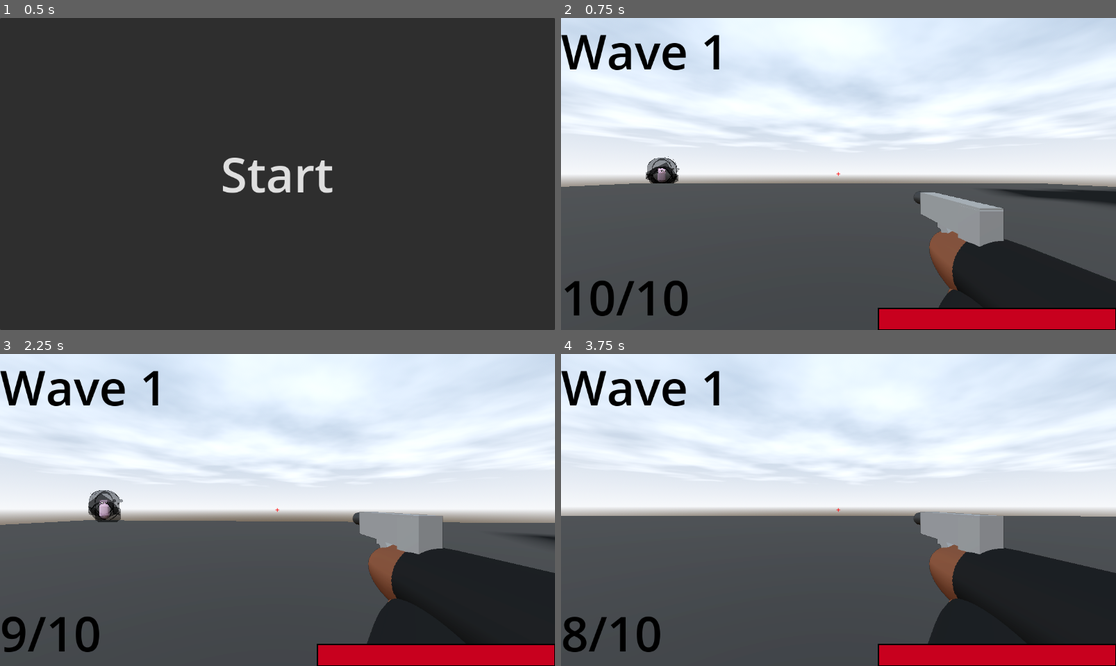
Above: before the commit, frames 1-4 (two rows, left to right).
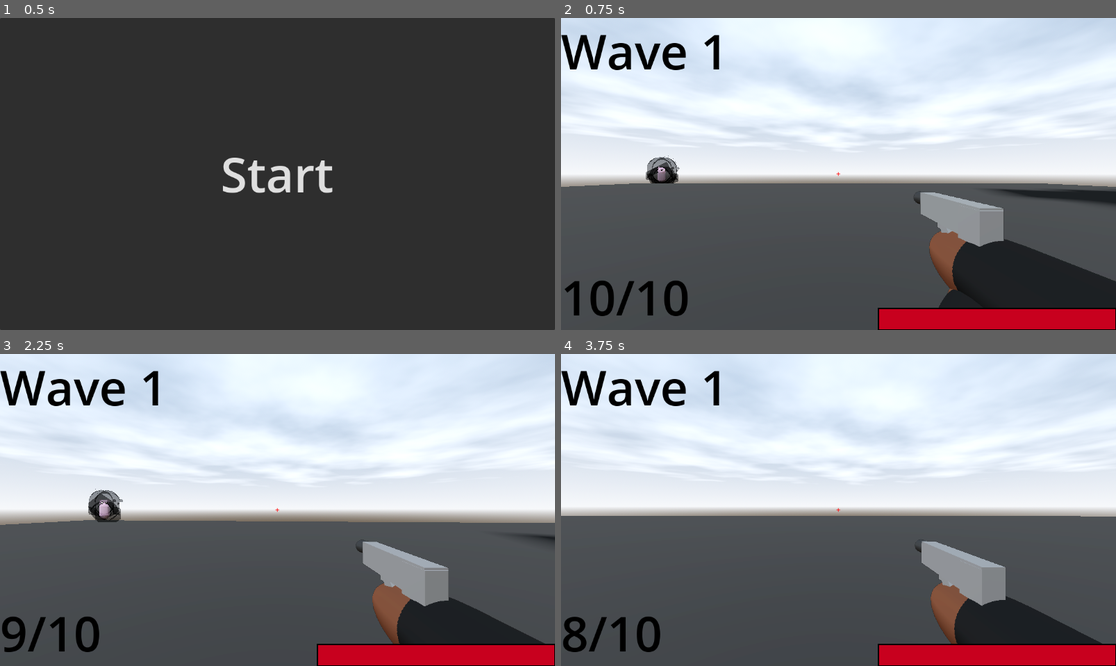
Above: after the commit, the same moments.

Repository: DylanFrenzy/The-Trials-and-Tribulations-of-Tim-Cheese
Game: Godot game, scene res://scenes/hud/start_screen.tscn
Same seed, same stepped clock (60 frames per second), same inputs: the game is played once before the commit and once after it.
Inputs (mouse positions are in pixels of both pictures, inside the frame that each line leads up to):
- Up to frame 1 (0.5 s): no input
- Up to frame 2 (0.75 s): click "Start" at 0.5 s
- Up to frame 3 (2.25 s): move the mouse to (305, 510) at 1.27 s; press the mouse at (305, 510) at 1.28 s; hold W (move_forward) from 1.28 s (still down); tap Space (jump) at 1.52 s; move the mouse to (249, 510) at 2.02 s; release the mouse at (249, 510) at 2.03 s; right-click (249, 510) at 2.1 s
- Up to frame 4 (3.75 s): keep holding W (move_forward); tap Space (jump) at 2.27 s; move the mouse to (849, 503) at 2.77 s; press the mouse at (849, 503) at 2.78 s; move the mouse to (832, 516) at 3.52 s; release the mouse at (832, 516) at 3.53 s; right-click (832, 516) at 3.6 s

Frame 1 is identical in both runs. In frame 2, less than 0.1% of the frame differs, in the area x 15-22%, y 44-54%; in frame 3, 8.4%; in frame 4, 8.5%, in the area x 63-100%, y 50-93%.
Error after the commit: Attempt to call function 'play' in base 'null instance' on a null instance. (res://scripts/character_body_3d.gd:37)

Commit message:
removed animation player from pistol

Diff:
--- a/3d-project/assets/pistol.tscn
+++ b/3d-project/assets/pistol.tscn
@@ -1,64 +1,14 @@
-[gd_scene load_steps=8 format=3 uid="uid://cwvmoqdyec4ah"]
+[gd_scene load_steps=5 format=3 uid="uid://cwvmoqdyec4ah"]
 
 [ext_resource type="Material" uid="uid://8d65jjkpvqql" path="res://materials/gun metal.tres" id="1_nmshe"]
 [ext_resource type="Material" uid="uid://b0p6epab2p0g1" path="res://materials/new_standard_material_3d.tres" id="2_bxbka"]
 [ext_resource type="PackedScene" uid="uid://cyp0qoellw4ur" path="res://assets/muzzle_flash.tscn" id="3_bxbka"]
-
-[sub_resource type="Animation" id="Animation_6e3nq"]
-length = 0.001
-tracks/0/type = "value"
-tracks/0/imported = false
-tracks/0/enabled = true
-tracks/0/path = NodePath("CSGBox3D:rotation")
-tracks/0/interp = 1
-tracks/0/loop_wrap = true
-tracks/0/keys = {
-"times": PackedFloat32Array(0),
-"transitions": PackedFloat32Array(1),
-"update": 0,
-"values": [Vector3(0, 0, 0)]
-}
-
-[sub_resource type="Animation" id="Animation_bttkv"]
-resource_name = "idle"
-length = 3.0
-loop_mode = 1
-tracks/0/type = "rotation_3d"
-tracks/0/imported = false
-tracks/0/enabled = true
-tracks/0/path = NodePath("CSGBox3D")
-tracks/0/interp = 1
-tracks/0/loop_wrap = true
-tracks/0/keys = PackedFloat32Array()
-tracks/1/type = "value"
-tracks/1/imported = false
-tracks/1/enabled = true
-tracks/1/path = NodePath("CSGBox3D:rotation")
-tracks/1/interp = 1
-tracks/1/loop_wrap = true
-tracks/1/keys = {
-"times": PackedFloat32Array(0),
-"transitions": PackedFloat32Array(1),
-"update": 0,
-"values": [Vector3(0, 0, 0)]
-}
-
-[sub_resource type="AnimationLibrary" id="AnimationLibrary_646vd"]
-_data = {
-&"RESET": SubResource("Animation_6e3nq"),
-&"idle": SubResource("Animation_bttkv")
-}
 
 [sub_resource type="StandardMaterial3D" id="StandardMaterial3D_78vgs"]
 render_priority = 1
 albedo_color = Color(0.212305, 0.212305, 0.212305, 1)
 
 [node name="Pistol" type="Node3D"]
-
-[node name="AnimationPlayer" type="AnimationPlayer" parent="."]
-libraries = {
-&"": SubResource("AnimationLibrary_646vd")
-}
 
 [node name="CSGBox3D" type="CSGBox3D" parent="."]
 layers = 2
--- a/3d-project/scenes/gun_cam.tscn
+++ b/3d-project/scenes/gun_cam.tscn
@@ -3,7 +3,7 @@
 [ext_resource type="PackedScene" uid="uid://uo8qyngydbub" path="res://assets/Arms.tscn" id="1_03c0v"]
 [ext_resource type="Script" uid="uid://dbkokuf3jkrkn" path="res://scripts/gun_cam.gd" id="1_ktk0j"]
 [ext_resource type="PackedScene" uid="uid://cwvmoqdyec4ah" path="res://assets/pistol.tscn" id="2_20781"]
-[ext_resource type="Script" uid="uid://cnpg01ajvsom3" path="res://scripts/pistol.gd" id="4_afw81"]
+[ext_resource type="Script" uid="uid://cnpg01ajvsom3" path="res://scripts/guns/pistol.gd" id="4_afw81"]
 [ext_resource type="AudioStream" uid="uid://b0o8epq0juwlr" path="res://sound effects/489069__tiliadesign__pistol-perfect-shot-with-silencer.wav" id="4_kb61h"]
 [ext_resource type="AudioStream" uid="uid://bcujp8y1baks3" path="res://sound effects/405538__nebulasnails__pistol-cock.wav" id="4_utigt"]
 [ext_resource type="AnimationLibrary" uid="uid://dvc0gjnq4kdv6" path="res://assets/Anim_lib/pistol.res" id="5_6r2yp"]
@@ -689,7 +689,7 @@
 transform = Transform3D(1, 0, 0, 0, 1, 0, 0, 0, 1, -1.13019, 0.423723, 0.0856413)
 script = ExtResource("4_afw81")
 
-[node name="AnimationPlayer2" type="AnimationPlayer" parent="Node3D/Pistol"]
+[node name="AnimationPlayer" type="AnimationPlayer" parent="Node3D/Pistol"]
 libraries = {
 &"": SubResource("AnimationLibrary_mk8an"),
 &"pistol": ExtResource("5_6r2yp")
@@ -739,7 +739,7 @@
 transform = Transform3D(-3.61999e-07, 0, -0.1, 0, 0.1, 0, 0.1, 0, -3.61999e-07, 0.196731, -0.0556682, -0.284847)
 visible = false
 
-[node name="AnimationPlayer2" type="AnimationPlayer" parent="Pistol2"]
+[node name="AnimationPlayer" type="AnimationPlayer" parent="Pistol2"]
 root_node = NodePath("../../Node3D/Pistol")
 libraries = {
 &"": SubResource("AnimationLibrary_mk8an"),
@@ -774,6 +774,7 @@
 
 [node name="bolt_handle" type="MeshInstance3D" parent="Sniper Rifle"]
 transform = Transform3D(0.000883528, -0.0304033, 0.00384137, -0.00163598, 0.00873608, 0.0128403, -0.0125303, -0.00328436, -0.00140559, 0.17673, 0.0376748, -0.187303)
+visible = false
 mesh = SubResource("CylinderMesh_jtfo8")
 skeleton = NodePath("../..")
 surface_material_override/0 = ExtResource("12_i371p")
--- a/3d-project/scripts/JohnPork.gd
+++ b/3d-project/scripts/JohnPork.gd
@@ -21,6 +21,7 @@
 	var new_transform = transform.looking_at(player_location, Vector3.UP)
 	new_transform.basis = new_transform.basis.rotated(Vector3.UP, deg_to_rad(90))
 	transform = transform.interpolate_with(new_transform, rotation_speed * delta)
+	transform = transform.orthonormalized()
 
 	nav_agent.target_position = player_location
 	var next_location = nav_agent.get_next_path_position();
--- a/3d-project/scripts/pistol.gd
+++ b/3d-project/scripts/guns/Gun.gd
@@ -1,18 +1,17 @@
-extends Node3D
+extends Node
+class_name Gun
 
 @export var damage := 10
 @export var max_ammo := 10
-@export var current_ammo := 10
-@export var reload_time := 2.0
 
-@onready var ani_player = $AnimationPlayer2;
+@onready var current_ammo = max_ammo
+@onready var ani_player = $AnimationPlayer;
 @onready var muzzle_flash = $muzzle_flash
 @onready var ray_caster = get_parent().get_parent().get_node("RayCast3D");
 @onready var ammo_display = get_tree().root.get_node("Node3D/hud/Ammo")
 var is_reloading := false
 
 func _ready():
-	$AnimationPlayer.play("idle")
 	update_ammo_display(current_ammo)
 
 func _input(event):
--- /dev/null
+++ b/3d-project/scripts/guns/pistol.gd
@@ -0,0 +1,5 @@
+extends Gun
+
+func _init():
+	damage = 10
+	max_ammo = 10
--- /dev/null
+++ b/3d-project/scripts/guns/sniper.gd
@@ -0,0 +1,5 @@
+extends Gun
+
+func _init():
+	damage = 20
+	max_ammo = 5
Not shown, added: 3d-project/scripts/guns/Gun.gd.uid
Renamed: 3d-project/scripts/pistol.gd.uid -> 3d-project/scripts/guns/pistol.gd.uid
Not shown, added: 3d-project/scripts/guns/sniper.gd.uid
